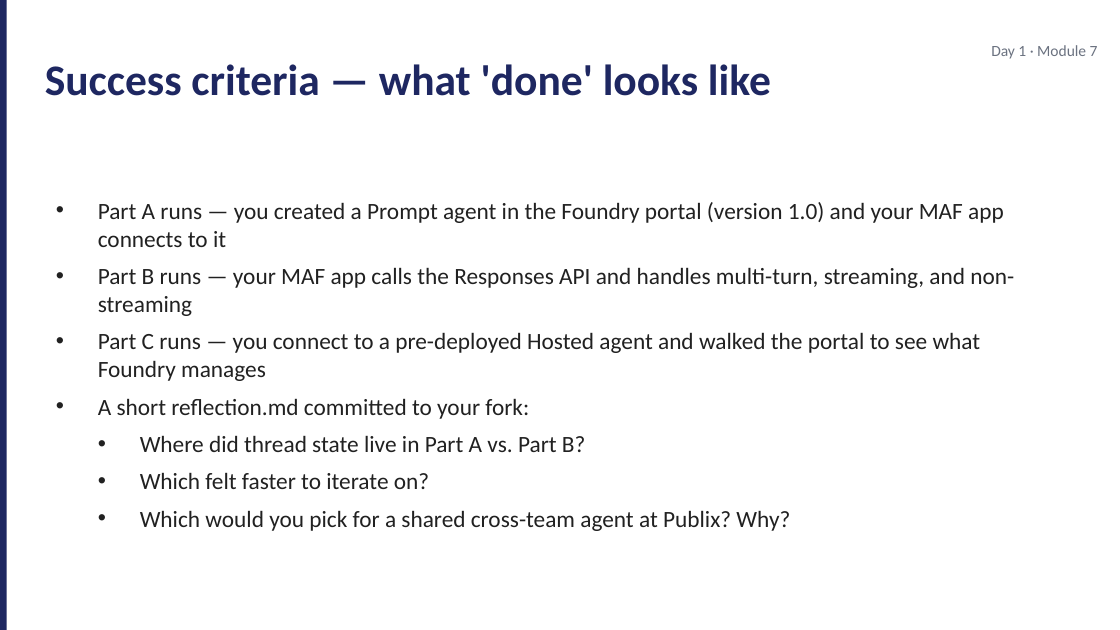
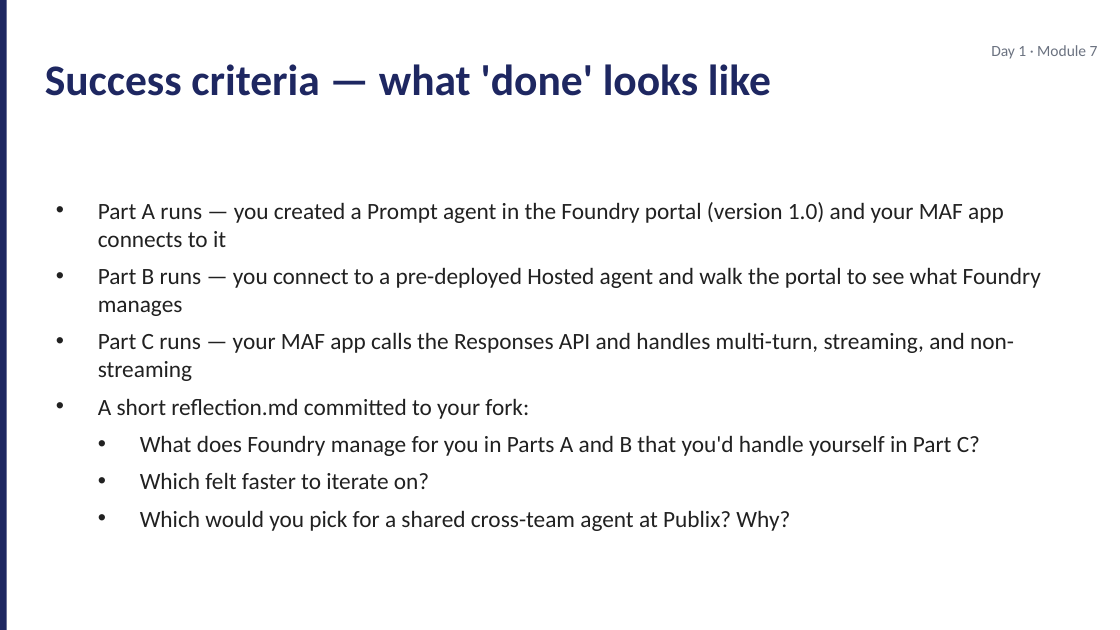
Before and after one commit to JimPiquant/Building-AI-Apps-and-Agents, a slide deck: slide 5 of decks/day1/module-7-lab-kickoff.pptx. Drawn at 1120x630 pixels with LibreOffice and Linux fonts; fonts in the diff are those of the drawing. Boxes give left, top, right and bottom in pixels: in the first picture for what was removed or moved away, otherwise in the second. Text is boxed around its words. In the diff, an @@ line names an element or a change of style, - is before the commit and + after.

```diff
--- a/decks/day1/module-7-lab-kickoff.pptx
+++ b/decks/day1/module-7-lab-kickoff.pptx
@@ text at (x1=98, y1=267, x2=1041, y2=381): text changed @@
-• Part B runs — your MAF app calls the Responses API and handles multi-turn, streaming, and non-streaming
-• Part C runs — you connect to a pre-deployed Hosted agent and walked the portal to see what Foundry manages
+• Part B runs — you connect to a pre-deployed Hosted agent and walk the portal to see what Foundry manages
+• Part C runs — your MAF app calls the Responses API and handles multi-turn, streaming, and non-streaming
@@ text at (x1=140, y1=435, x2=980, y2=456): text changed @@
-  • Where did thread state live in Part A vs. Part B?
+  • What does Foundry manage for you in Parts A and B that you'd handle yourself in Part C?
```
Also in this commit, not shown: 4 other slides changed, 22 other files.
